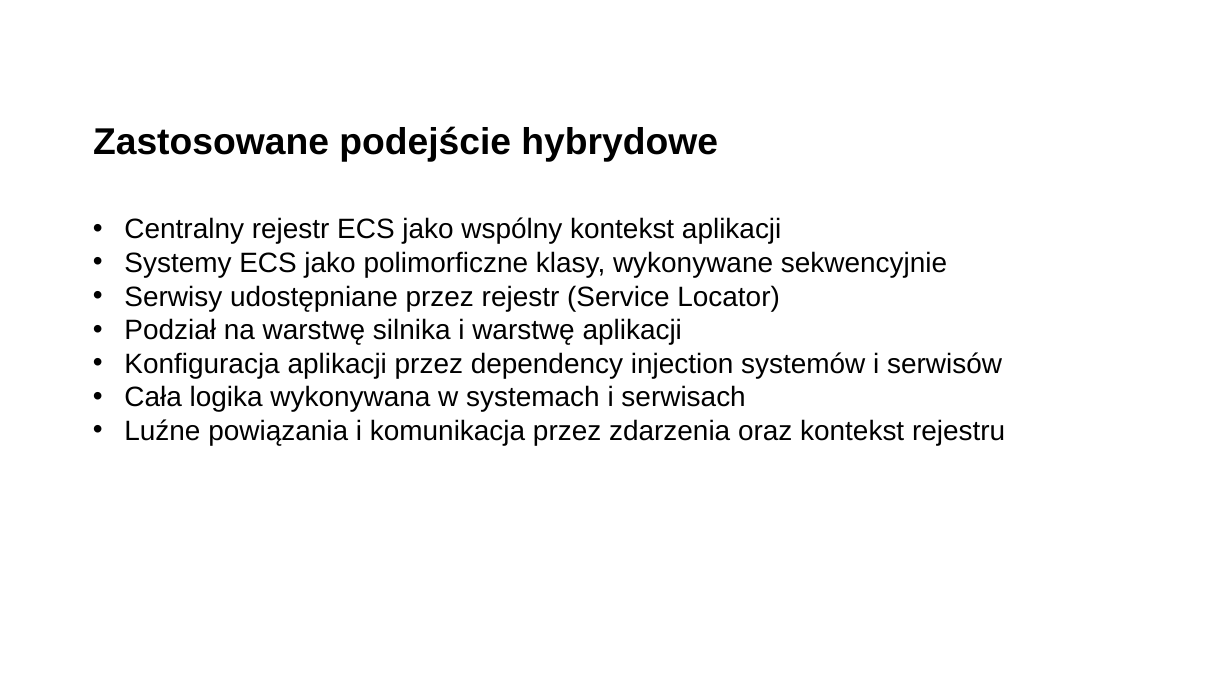
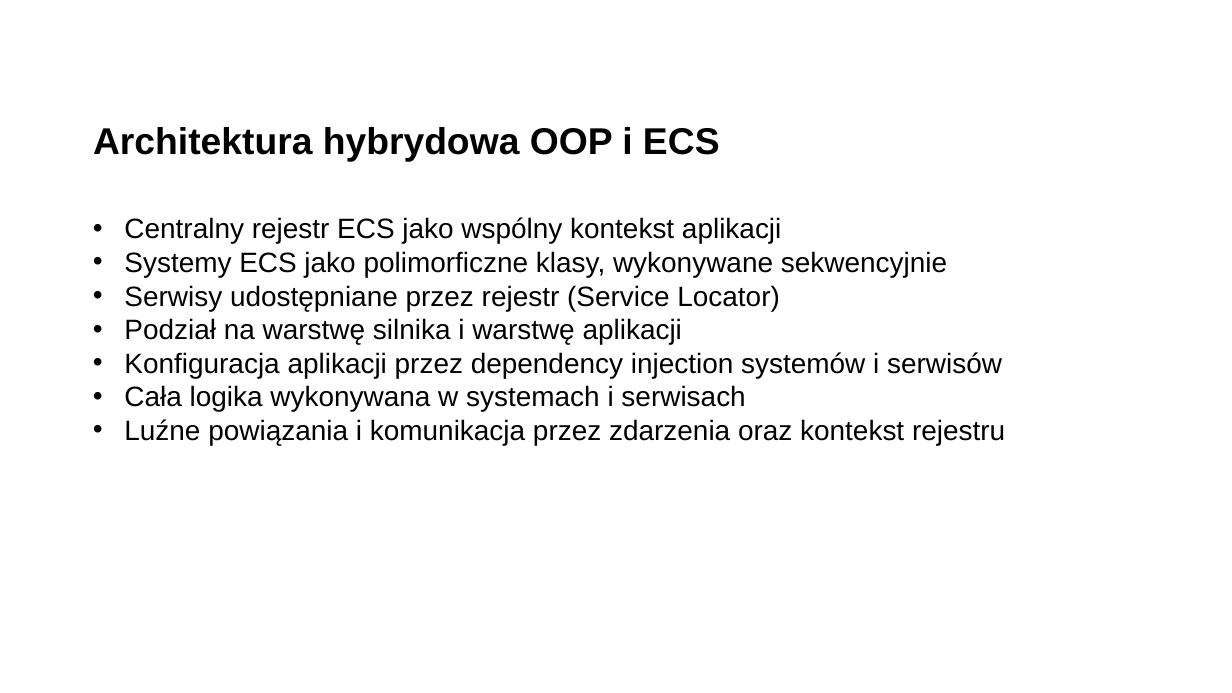
Before and after one commit to Filip-Rak/ecosystem-cc-results, a slide deck: slide 4 of docs/presentation.ppt (slide 5 before the commit). Drawn at 1232x693 pixels with LibreOffice and Linux fonts; fonts in the diff are those of the drawing; background and template pictures are left out. Boxes give left, top, right and bottom in pixels: in the first picture for what was removed or moved away, otherwise in the second. Text is boxed around its words. In the diff, an @@ line names an element or a change of style, - is before the commit and + after.

```diff
--- a/docs/presentation.ppt
+++ b/docs/presentation.ppt
@@ title at (93, 127, 720, 162): text changed @@
-Zastosowane podejście hybrydowe
+Architektura hybrydowa OOP i ECS
```
Also in this commit, not shown: 1 slide removed.
